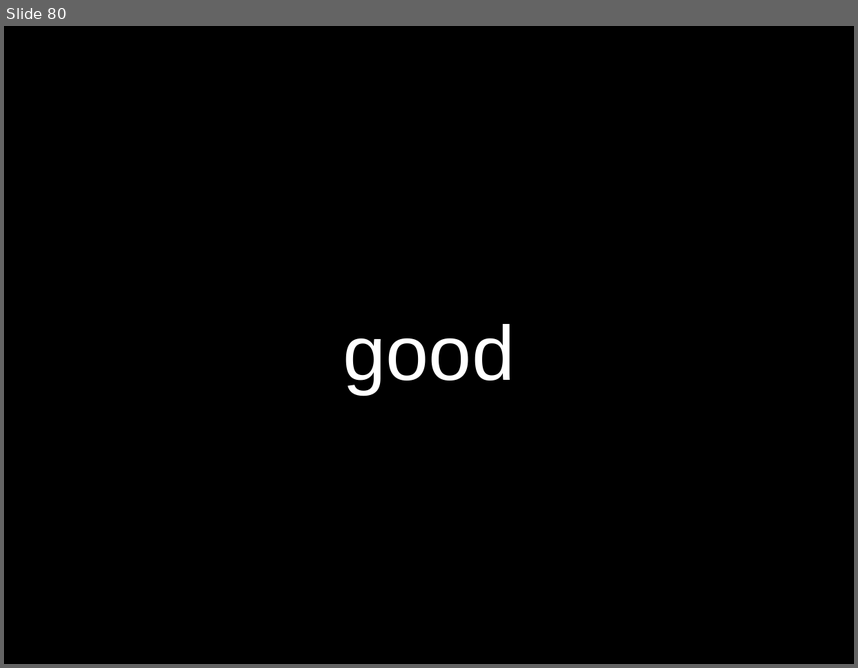
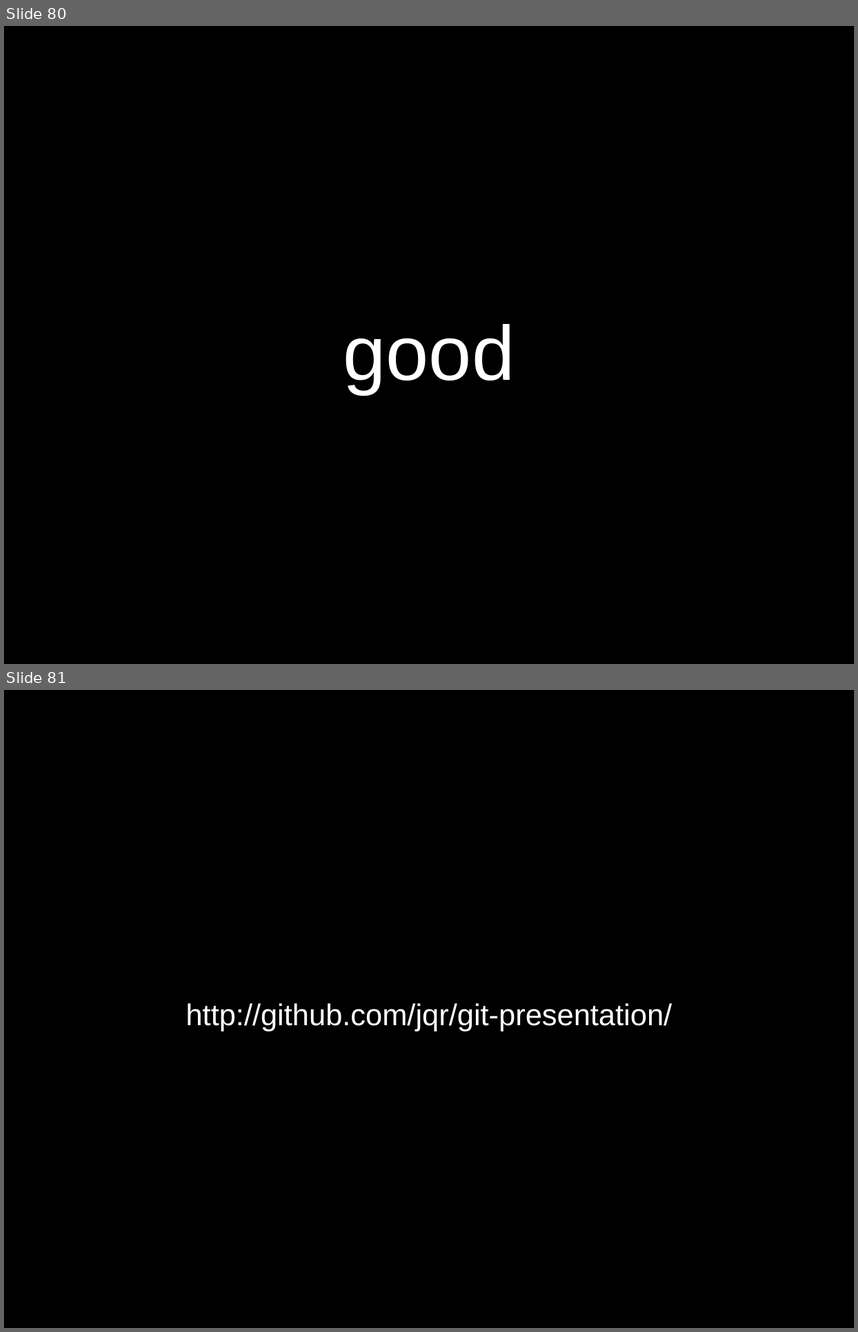
Before and after one commit to sneakin/git-presentation, a slide deck: slides.odp. Shown one above the other, each under a label of ours: slide 80 before the commit, slides 80 and 81 after it. The pictures are 858x668 and 858x1332 pixels, drawn with LibreOffice and Linux fonts; fonts in the diff are those of the drawing. Boxes give left, top, right and bottom in pixels: in the first picture for what was removed or moved away, otherwise in the second. Text is boxed around its words. In the diff, an @@ line names an element or a change of style, - is before the commit and + after.

Commit message:
Added the main fork's URL to the last slide.

```diff
--- a/slides.odp
+++ b/slides.odp
@@ slide 81 added at bbox=[4, 690, 854, 1328], background #000000 @@
@@ title added at bbox=[186, 1003, 673, 1032], 28 pt, text #FFFFFF @@
+http://github.com/jqr/git-presentation/
```
